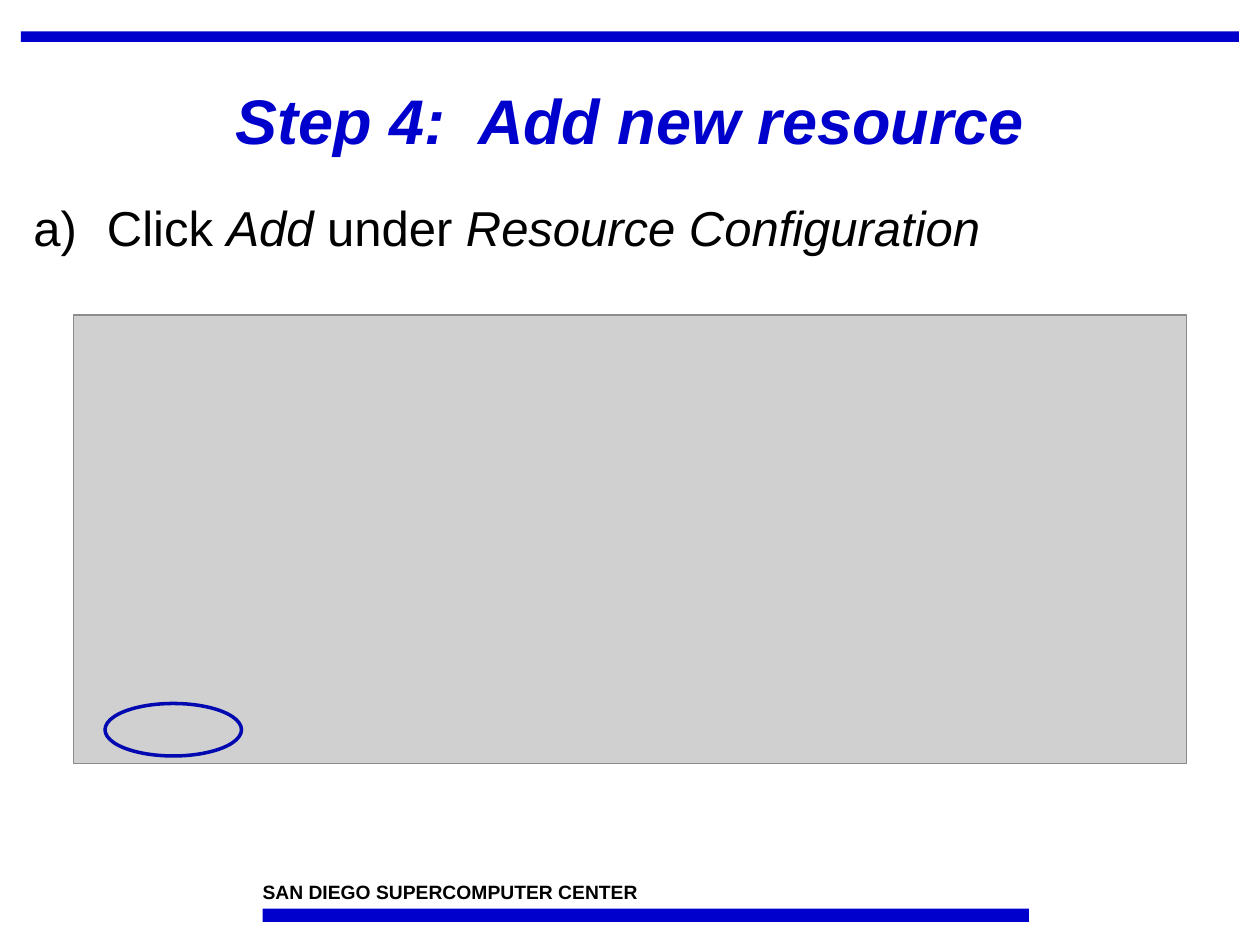
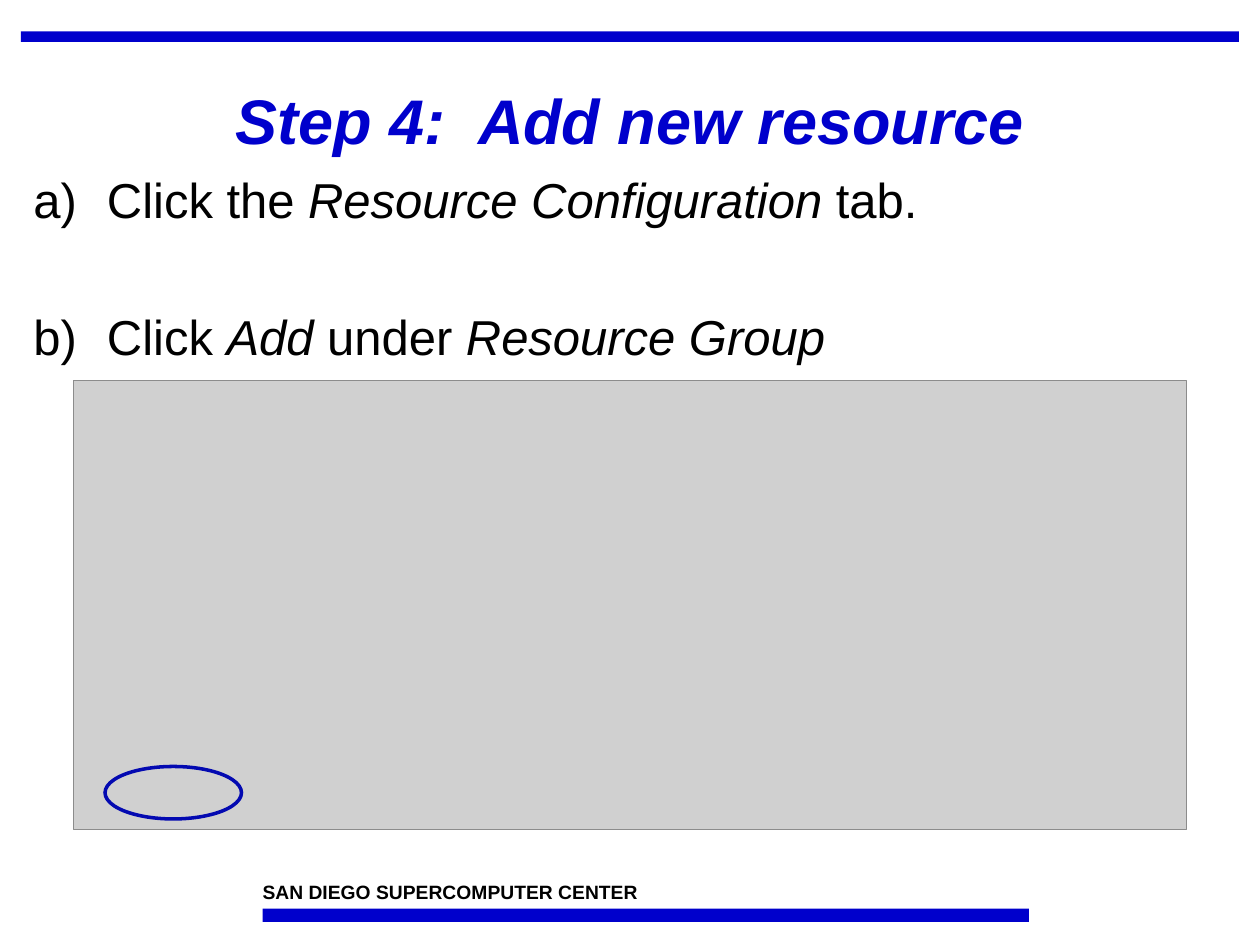
Before and after one commit to IncaProject/inca-xsede, a slide deck: slide 9 of talks/feb-06-workshop/deploy2.ppt. Drawn at 1260x945 pixels with LibreOffice and Linux fonts; fonts in the diff are those of the drawing; grey boxes stand for pictures; background and template pictures are left out. Boxes give left, top, right and bottom in pixels: in the first picture for what was removed or moved away, otherwise in the second. Text is boxed around its words. In the diff, an @@ line names an element or a change of style, - is before the commit and + after.

```diff
--- a/talks/feb-06-workshop/deploy2.ppt
+++ b/talks/feb-06-workshop/deploy2.ppt
@@ text at (x1=107, y1=182, x2=918, y2=365): text changed @@
-a) Click Add under Resource Configuration
+a) Click the Resource Configuration tab.
+b) Click Add under Resource Group
@@ picture moved from (x1=73, y1=315, x2=1186, y2=764) to (x1=73, y1=381, x2=1186, y2=829) @@
@@ ellipse moved from (x1=105, y1=703, x2=241, y2=756) to (x1=105, y1=766, x2=241, y2=819) @@
```
Also in this commit, not shown: 6 other slides changed, 6 slides added.
